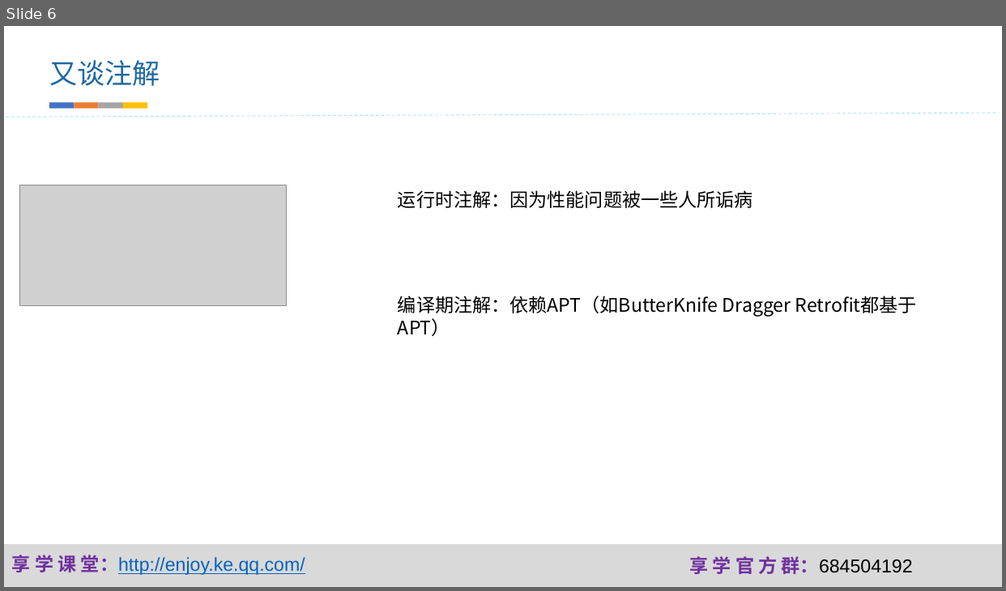
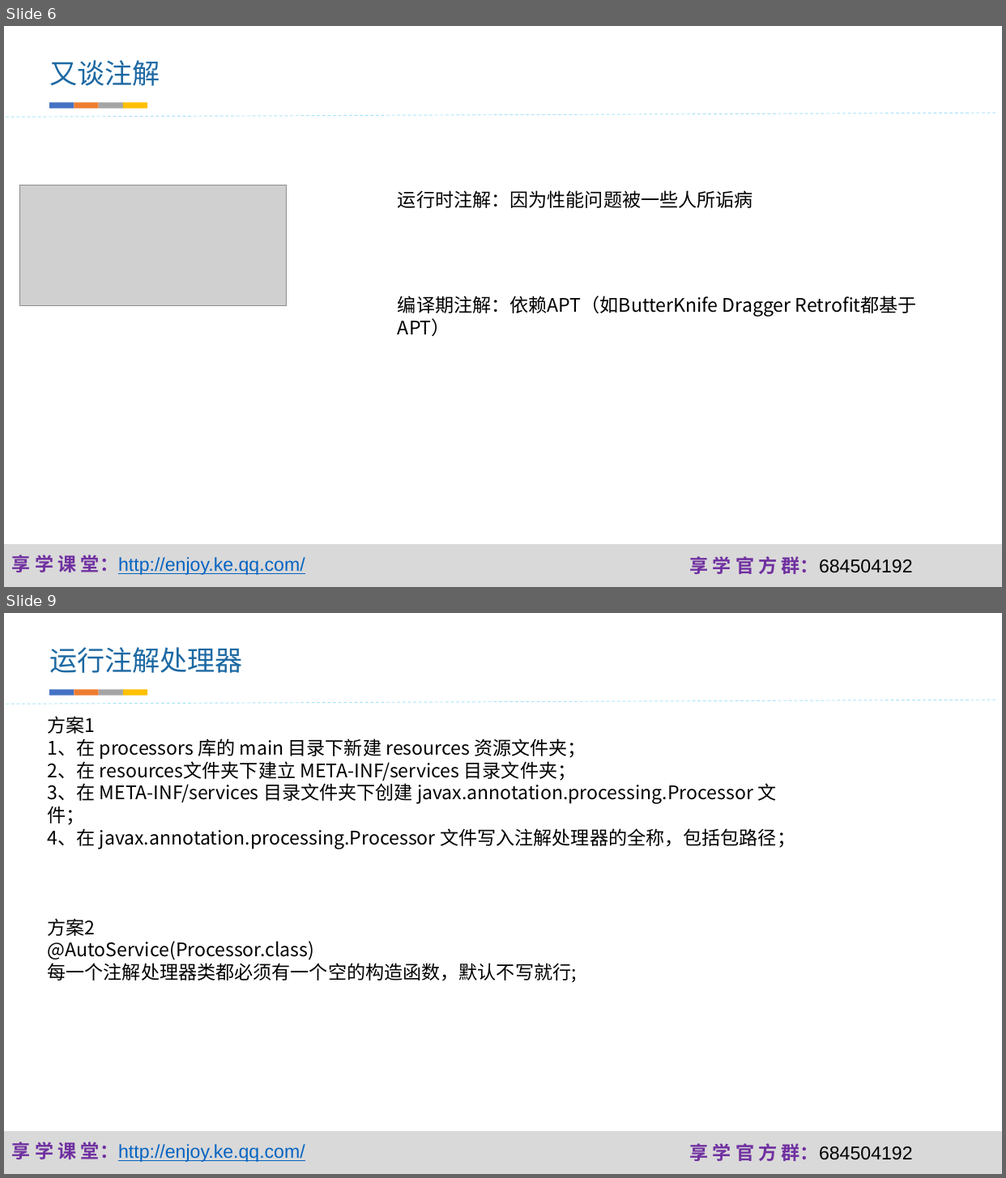
Before and after one commit to fanzhangvip/xiangxue, a slide deck: pre/javapoet.pptx. Shown one above the other, each under a label of ours: slide 6 before the commit, slides 6 and 9 after it; the slides between them are not shown. The pictures are 1006x591 and 1006x1178 pixels, drawn with LibreOffice and Linux fonts; fonts in the diff are those of the drawing; grey boxes stand for pictures; background and template pictures are left out. Boxes give left, top, right and bottom in pixels: in the first picture for what was removed or moved away, otherwise in the second. Text is boxed around its words. In the diff, an @@ line names an element or a change of style, - is before the commit and + after.

```diff
--- a/pre/javapoet.pptx
+++ b/pre/javapoet.pptx
@@ slide 9 added at bbox=[4, 613, 1002, 1174], background #FFFFFF; not listed: 3 template elements that a slide beside it also shows @@
@@ text added at bbox=[49, 647, 243, 673], 26.6 pt, text #1D69A3 @@
+运行注解处理器
@@ line added from (4, 705) to (998, 700), #00B0F0 0.75 pt dashed @@
@@ group added at bbox=[49, 689, 147, 696]: 4 rectangles @@
@@ text added at bbox=[48, 716, 795, 982], 18 pt, text #000000 @@
+方案1
+1、在 processors 库的 main 目录下新建 resources 资源文件夹；
+2、在 resources文件夹下建立 META-INF/services 目录文件夹；
+3、在 META-INF/services 目录文件夹下创建 javax.annotation.processing.Processor 文件；
+4、在 javax.annotation.processing.Processor 文件写入注解处理器的全称，包括包路径；
+方案2
+@AutoService(Processor.class)
+每一个注解处理器类都必须有一个空的构造函数，默认不写就行;
```
Also in this commit, not shown: 2 other slides added, 14 slides removed, 23 other files.
